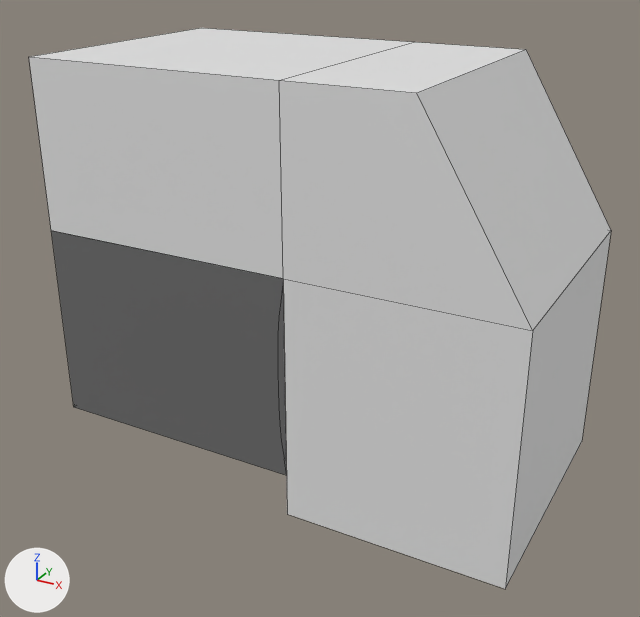
One commit to the Blender file Assets/Loopholes Assets/PrisonCell.blend: the scene before it, then after it.
One viewpoint serves both versions: a 50 mm lens placed at (7.52, -11.05, 6.97), pointed at (1.61, -0.3, 1.6). The lights are fixed; the arrows at lower left show +X, +Y and +Z. Mesh edges are drawn as thin lines.
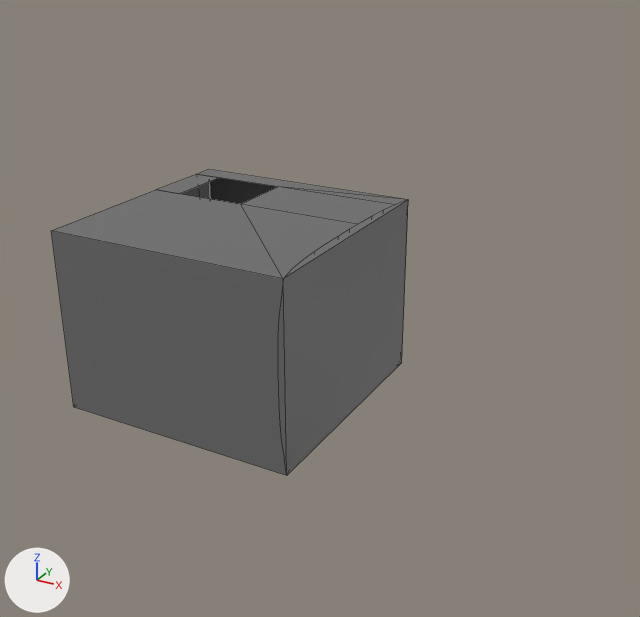
Changed parts and their boxes (x1, y1, x2, y2) in the pictures (640 x 617 px):
'Plane', hidden: before (29, 28, 611, 589)

Patch to the scene script:
```diff
--- a/Assets/Loopholes Assets/PrisonCell.blend.py
+++ b/Assets/Loopholes Assets/PrisonCell.blend.py
@@ ob_plane @@
 ob_plane.location = (0.0, 0.0, 2.75)
+ob_plane.hide_set(True)
```
